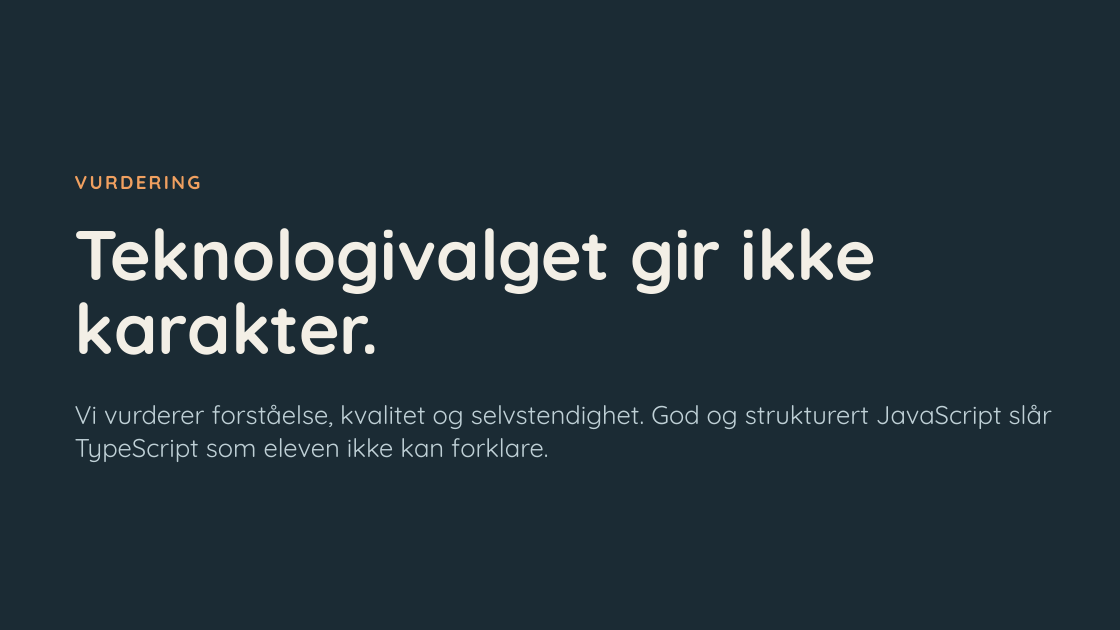
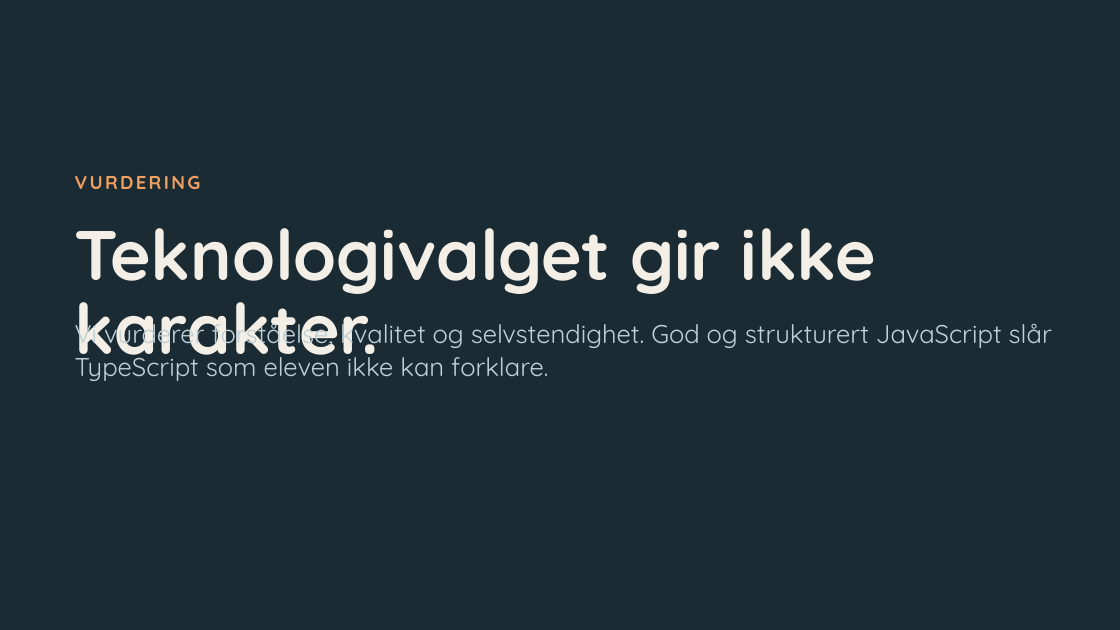
Before and after one commit to hausnes/webutvikling, a slide deck: slide 12 of guider/databaser/fjelltur-eksempel-typescript-fullpakke/presentasjon - TS som differensiering.pptx. Drawn at 1120x630 pixels with LibreOffice and Linux fonts; fonts in the diff are those of the drawing. Boxes give left, top, right and bottom in pixels: in the first picture for what was removed or moved away, otherwise in the second. Text is boxed around its words. In the diff, an @@ line names an element or a change of style, - is before the commit and + after.

```diff
--- a/guider/databaser/fjelltur-eksempel-typescript-fullpakke/presentasjon - TS som differensiering.pptx
+++ b/guider/databaser/fjelltur-eksempel-typescript-fullpakke/presentasjon - TS som differensiering.pptx
@@ text "Vi vurderer forståelse, kvalitet og ..." rewrapped from box(75, 405, 1052, 462) to box(75, 316, 1052, 381) @@
```
Also in this commit, not shown: 3 other slides changed.
